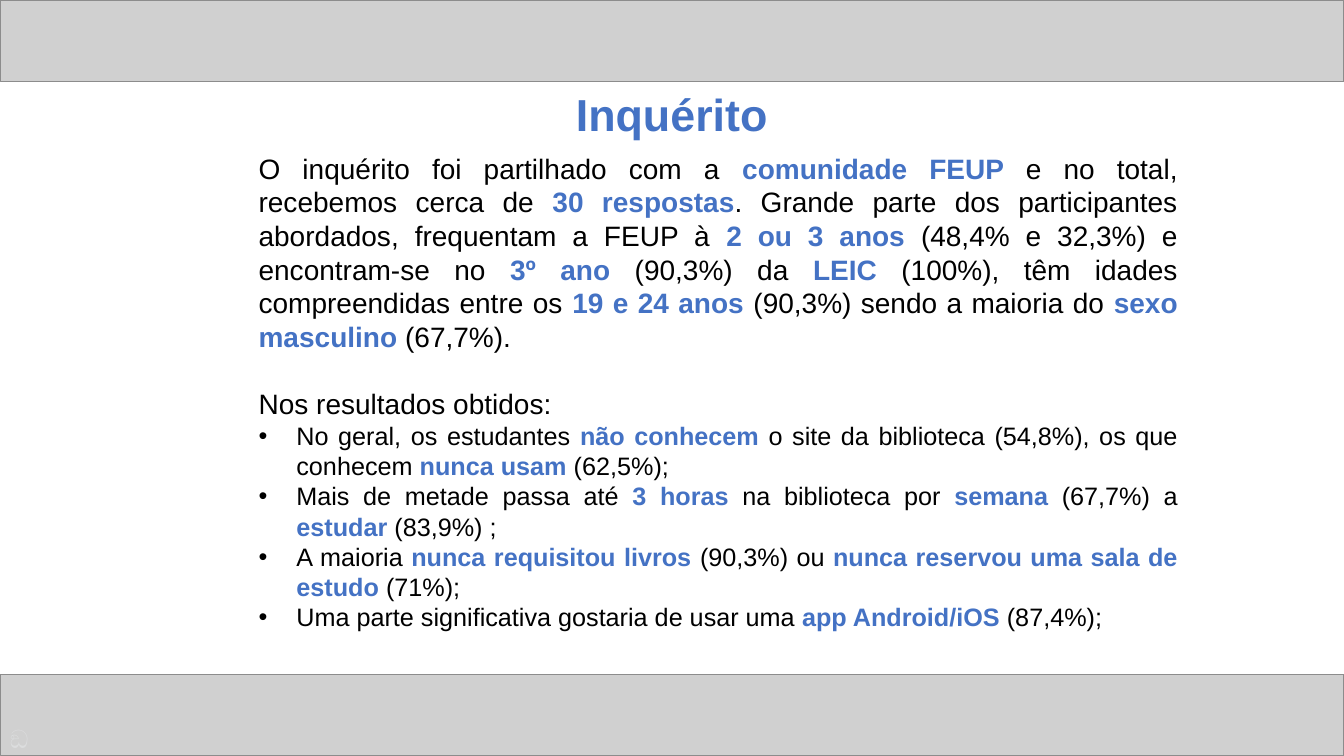
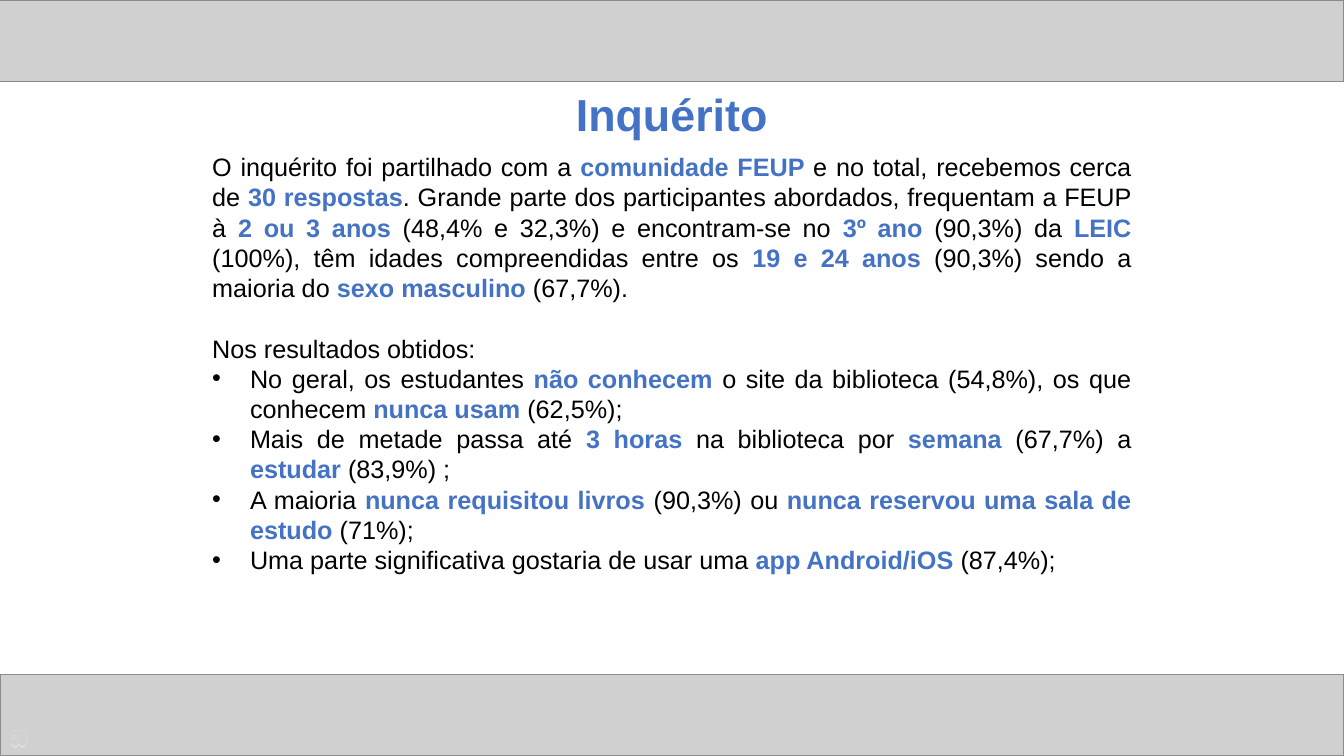
Before and after one commit to ICWeiner/FEUP-IPC, a slide deck: slide 4 of phase1/ipc.pptx. Drawn at 1344x756 pixels with LibreOffice and Linux fonts; fonts in the diff are those of the drawing; grey boxes stand for pictures. Boxes give left, top, right and bottom in pixels: in the first picture for what was removed or moved away, otherwise in the second. Text is boxed around its words. In the diff, an @@ line names an element or a change of style, - is before the commit and + after.

```diff
--- a/phase1/ipc.pptx
+++ b/phase1/ipc.pptx
@@ text "O inquérito foi partilhado com ...": place and size @@
-text "O inquérito foi partilhado com ..." at bbox=[259, 158, 1178, 632]
+text "O inquérito foi partilhado com ..." at bbox=[212, 157, 1132, 575]
@@ text at bbox=[212, 157, 1132, 359]: size 20 to 18 pt in "O inquérito foi partilhado com a comunidade ...", "Nos resultados obtidos:" @@
```
Also in this commit, not shown: 5 other slides changed.
